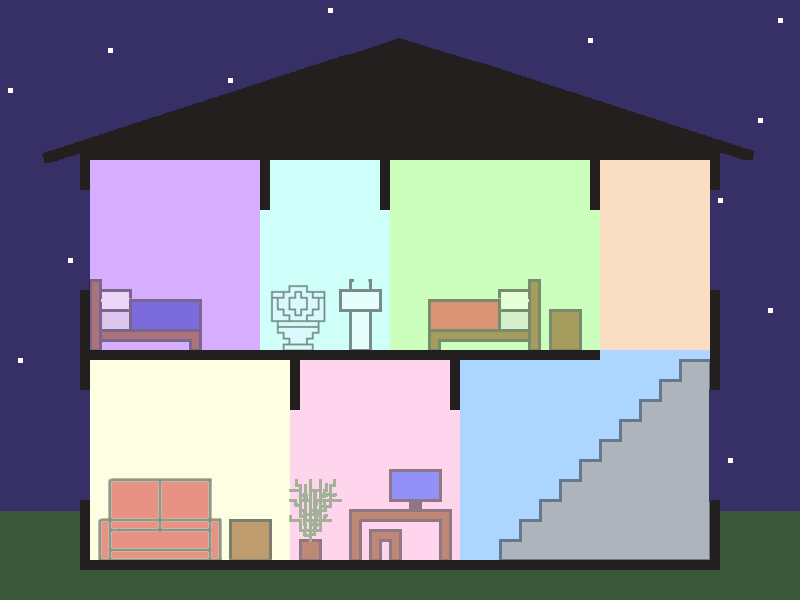
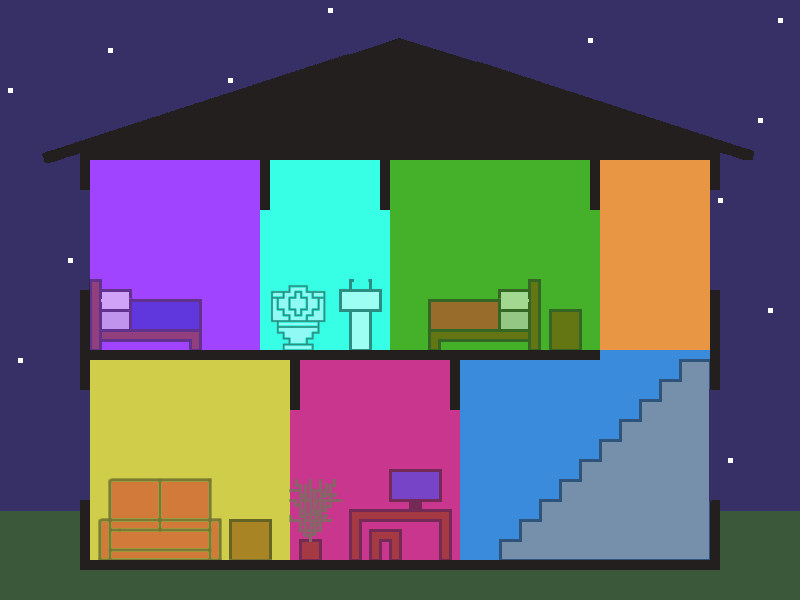
Comparing the layer stacks of the two 800×600 images. Changes:
painted on "rooms" over (90, 160, 710, 560)
